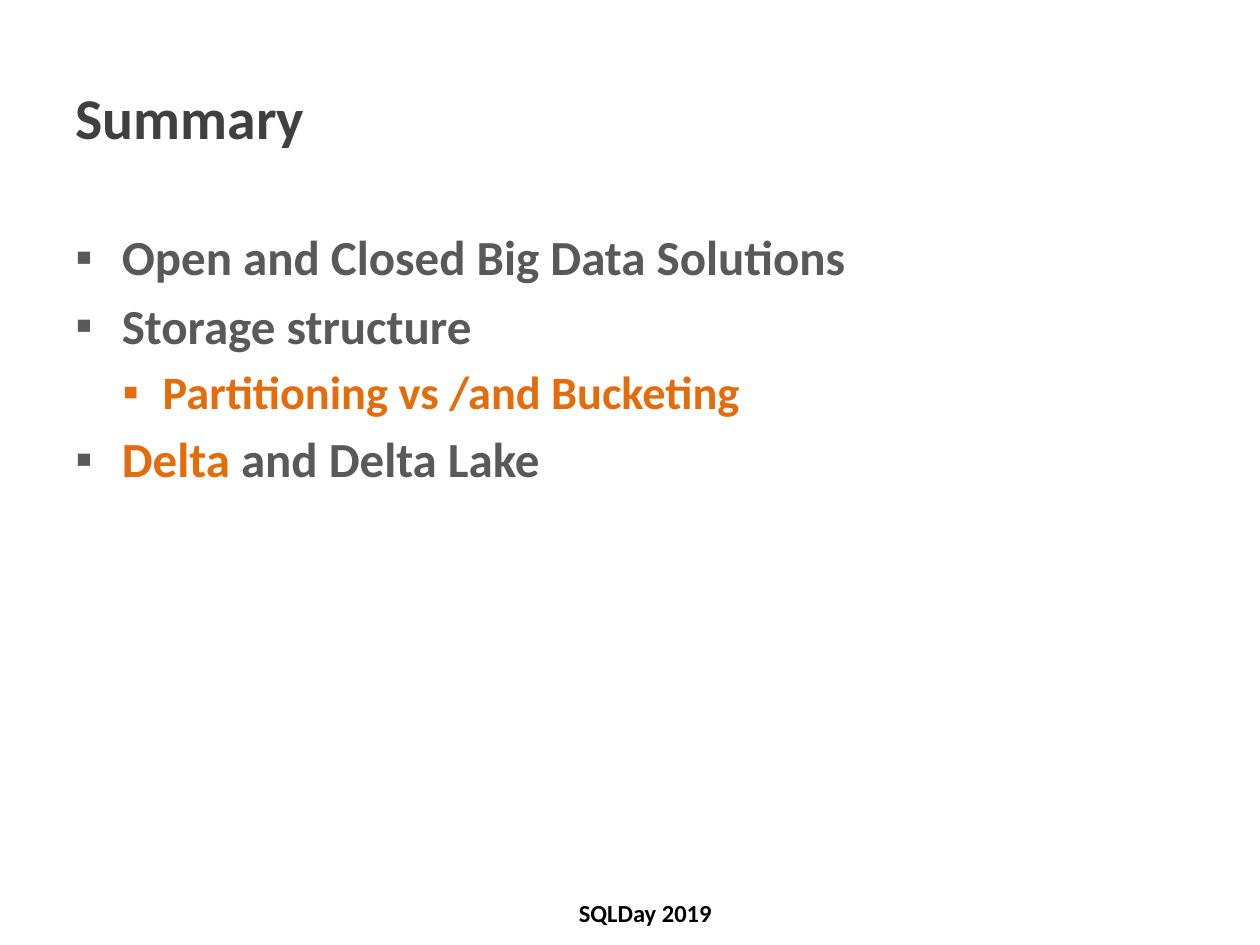
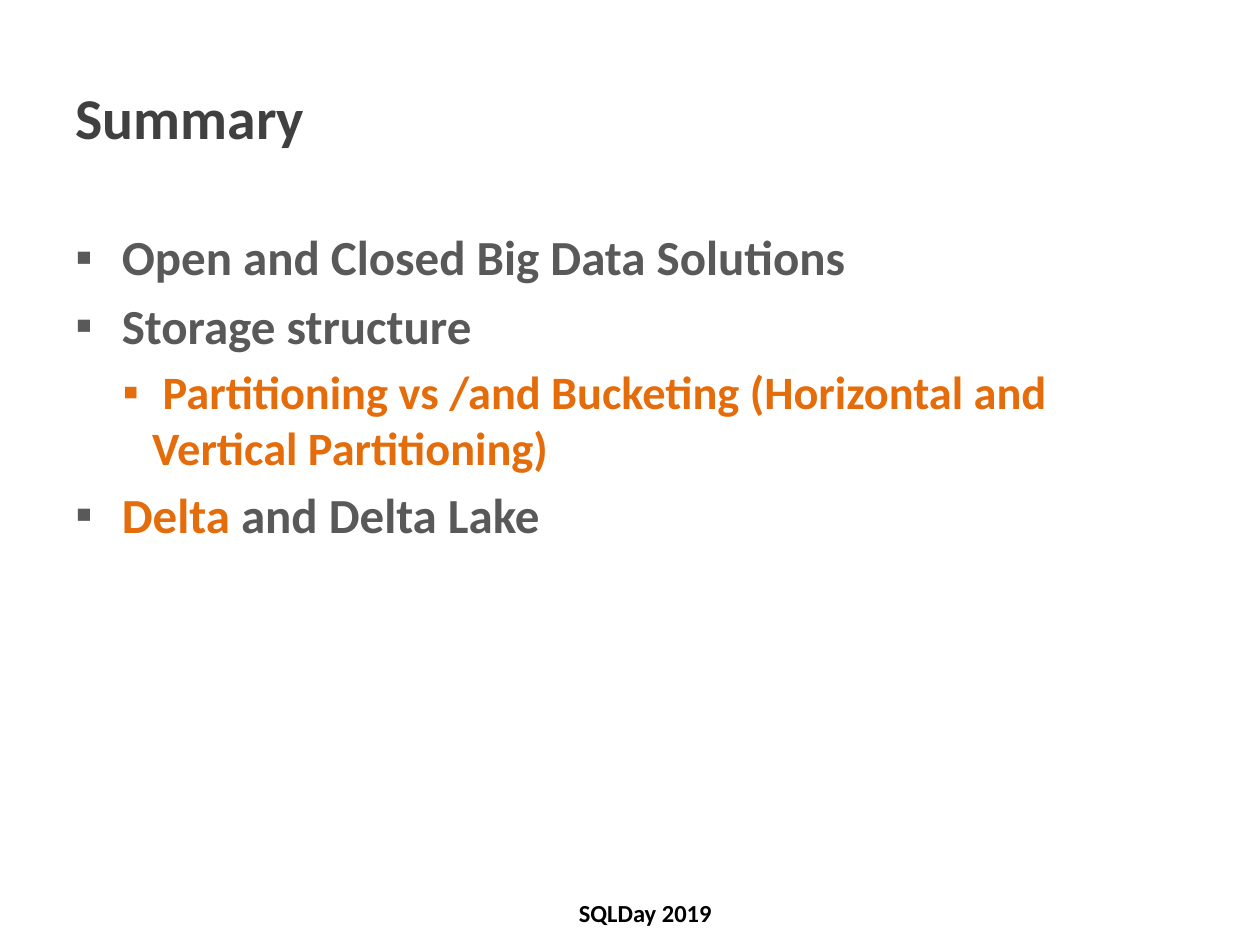
Before and after one commit to cloud4yourdata/CommunityEvents, a slide deck: slide 31 of SQLDay2019/SQLDay2019_PartitioningInBigDataSolutions.pptx. Drawn at 1260x945 pixels with LibreOffice and Linux fonts; fonts in the diff are those of the drawing; background and template pictures are left out. Boxes give left, top, right and bottom in pixels: in the first picture for what was removed or moved away, otherwise in the second. Text is boxed around its words. In the diff, an @@ line names an element or a change of style, - is before the commit and + after.

```diff
--- a/SQLDay2019/SQLDay2019_PartitioningInBigDataSolutions.pptx
+++ b/SQLDay2019/SQLDay2019_PartitioningInBigDataSolutions.pptx
@@ text at box(152, 374, 1047, 473): text changed @@
-  ▪ Partitioning vs /and Bucketing
+  ▪ Partitioning vs /and Bucketing (Horizontal and Vertical Partitioning)
```
Also in this commit, not shown: 17 other slides changed, 1 other file.
